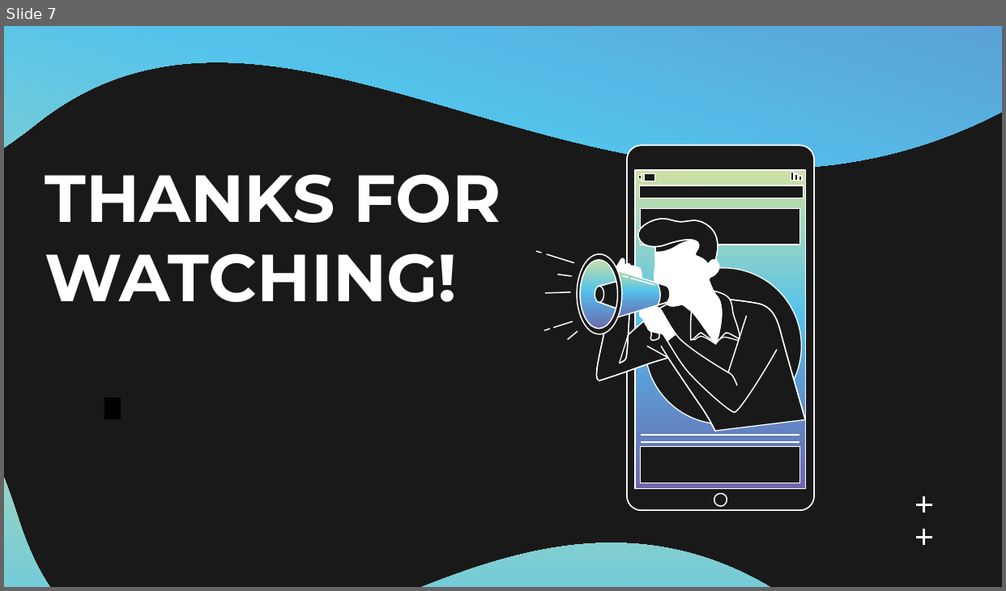
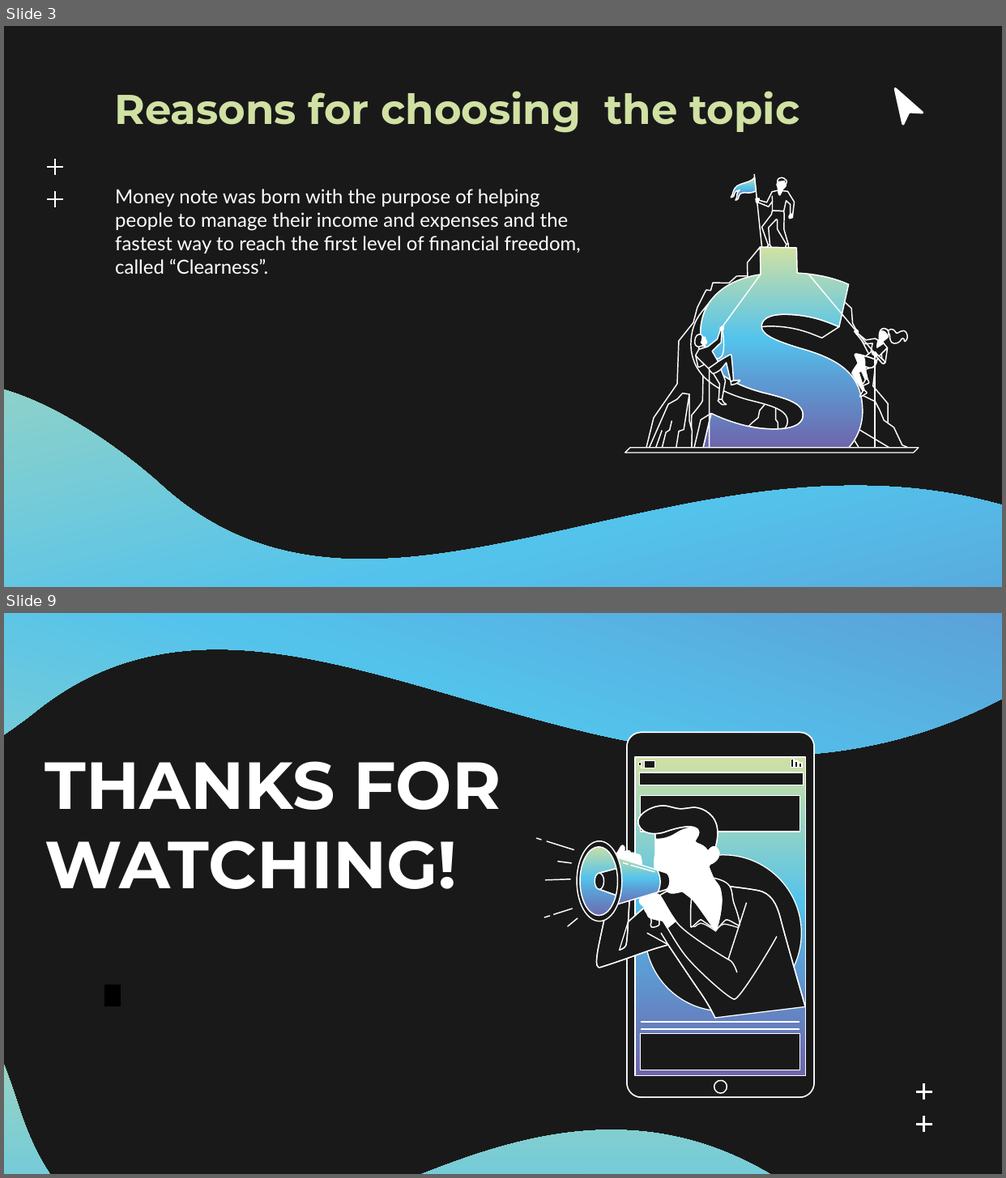
Before and after one commit to GD-Class-2/SaveMoneyTime, a slide deck: Báo cáo và Slide/slide-app-android-save-money.pptx. Shown one above the other, each under a label of ours: slide 7 before the commit, slides 3 and 9 after it; the slides between them are not shown. The pictures are 1006x591 and 1006x1178 pixels, drawn with LibreOffice and Linux fonts; fonts in the diff are those of the drawing. Boxes give left, top, right and bottom in pixels: in the first picture for what was removed or moved away, otherwise in the second. Text is boxed around its words. In the diff, an @@ line names an element or a change of style, - is before the commit and + after.

```diff
--- a/Báo cáo và Slide/slide-app-android-save-money.pptx
+++ b/Báo cáo và Slide/slide-app-android-save-money.pptx
@@ slide 3 added at box(4, 26, 1002, 587), background #191919 @@
@@ title added at box(115, 91, 799, 133), 30 pt, text #D0E1A3, bold @@
+Reasons for choosing the topic
@@ freeform shape added at box(894, 88, 924, 126), fill #FFFFFF @@
@@ freeform shape added at box(4, 133, 1002, 587), fill gradient #D0E1A3 to #53C3EC to #5C9CD5 to #6E66AB @@
@@ subtitle added at box(115, 189, 581, 274), 14 pt, text #FFFFFF @@
+Money note was born with the purpose of helping people to manage their income and expenses and the fastest way to reach the first level of financial freedom, called “Clearness”.
@@ group added at box(47, 159, 63, 207): 4 freeform shapes @@
@@ group added at box(625, 175, 918, 587): 86 freeform shapes @@
@@ what was slide 7 is now slide 9 @@
```
Also in this commit, not shown: 2 slides changed, 5 other slides added, 4 slides removed, 1 other file.
